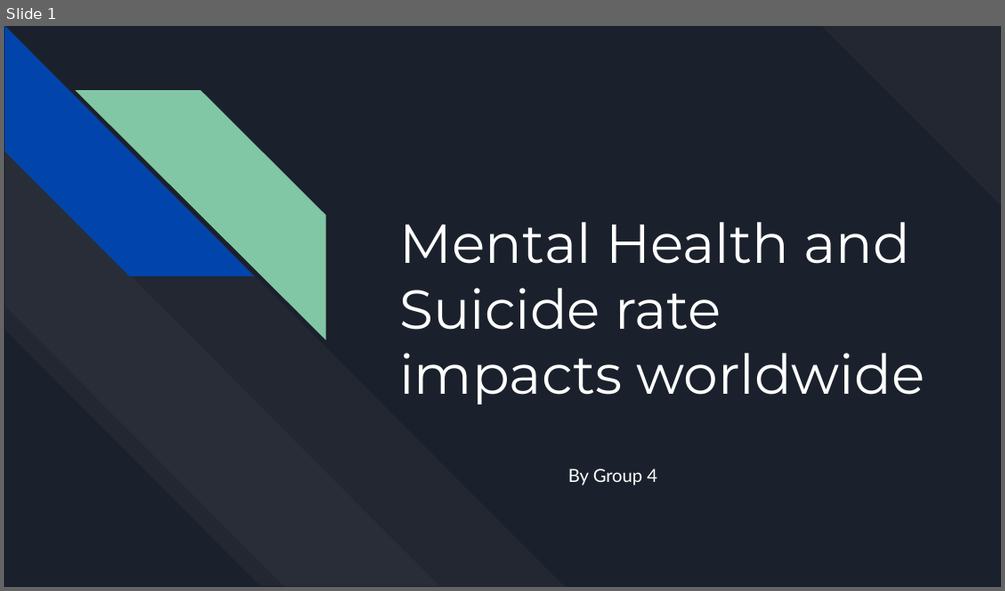
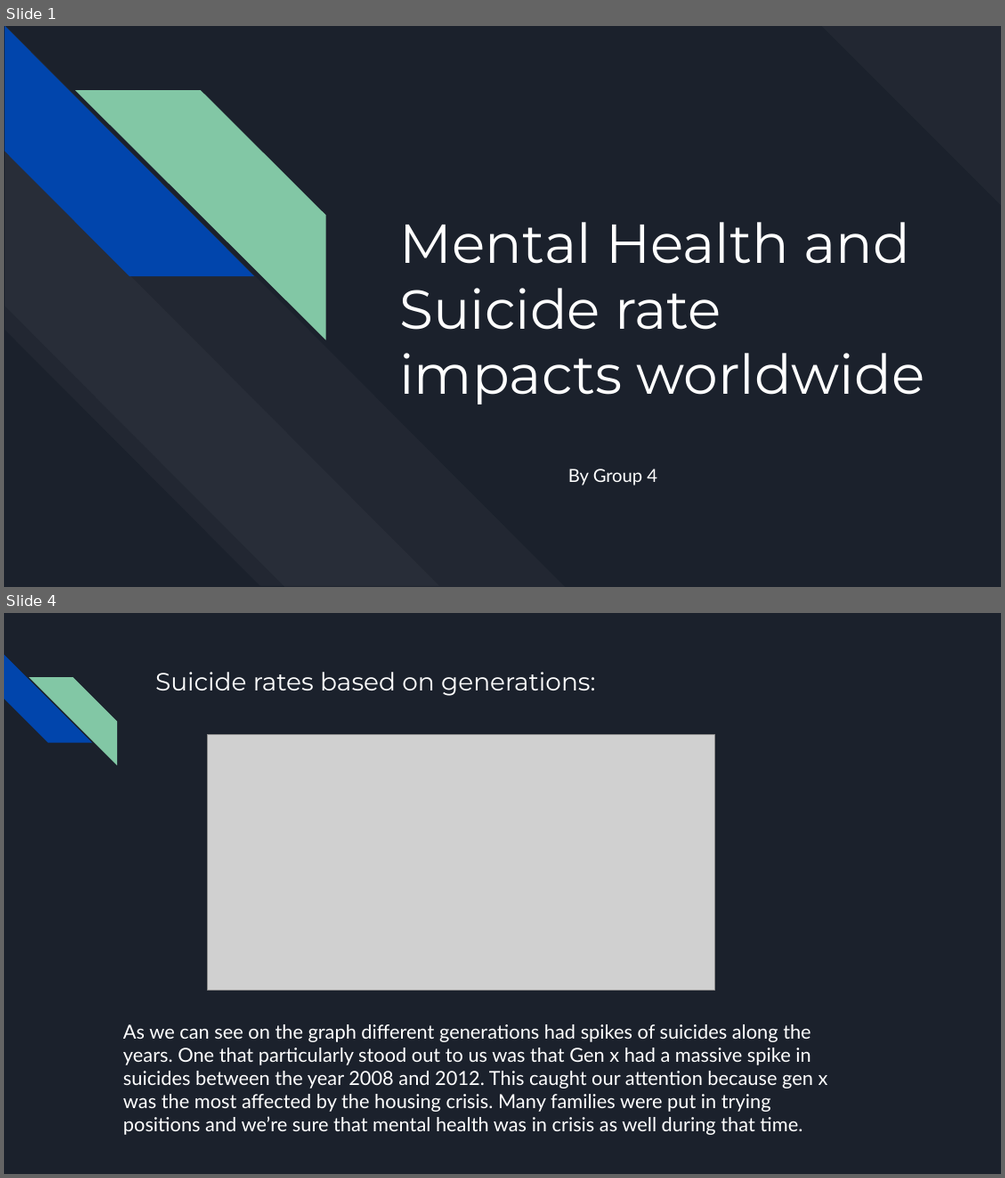
Before and after one commit to RosieMina/Final_project, a slide deck: Final Project.pptx. Shown one above the other, each under a label of ours: slide 1 before the commit, slides 1 and 4 after it; the slides between them are not shown. The pictures are 1005x591 and 1005x1178 pixels, drawn with LibreOffice and Linux fonts; fonts in the diff are those of the drawing; grey boxes stand for pictures. Boxes give left, top, right and bottom in pixels: in the first picture for what was removed or moved away, otherwise in the second. Text is boxed around its words. In the diff, an @@ line names an element or a change of style, - is before the commit and + after.

```diff
--- a/Final Project.pptx
+++ b/Final Project.pptx
@@ slide 4 added at (4, 613, 1001, 1174), background #1B212C @@
@@ diag stripe added at (4, 655, 92, 743), fill #0145AC @@
@@ diag stripe added at (29, 677, 117, 764), fill #82C7A5 @@
@@ title added at (155, 672, 595, 696), 18 pt, text #FFFFFF @@
+Suicide rates based on generations:
@@ picture added at (207, 735, 713, 989) @@
@@ text added at (123, 1024, 828, 1135), 14 pt, text #FFFFFF @@
+As we can see on the graph different generations had spikes of suicides along the years. One that particularly stood out to us was that Gen x had a massive spike in suicides between the year 2008 and 2012. This caught our attention because gen x was the most affected by the housing crisis. Many families were put in trying positions and we’re sure that mental health was in crisis as well during that time.
```
Also in this commit, not shown: 6 slides changed, 2 other slides added, 2 slides removed.
